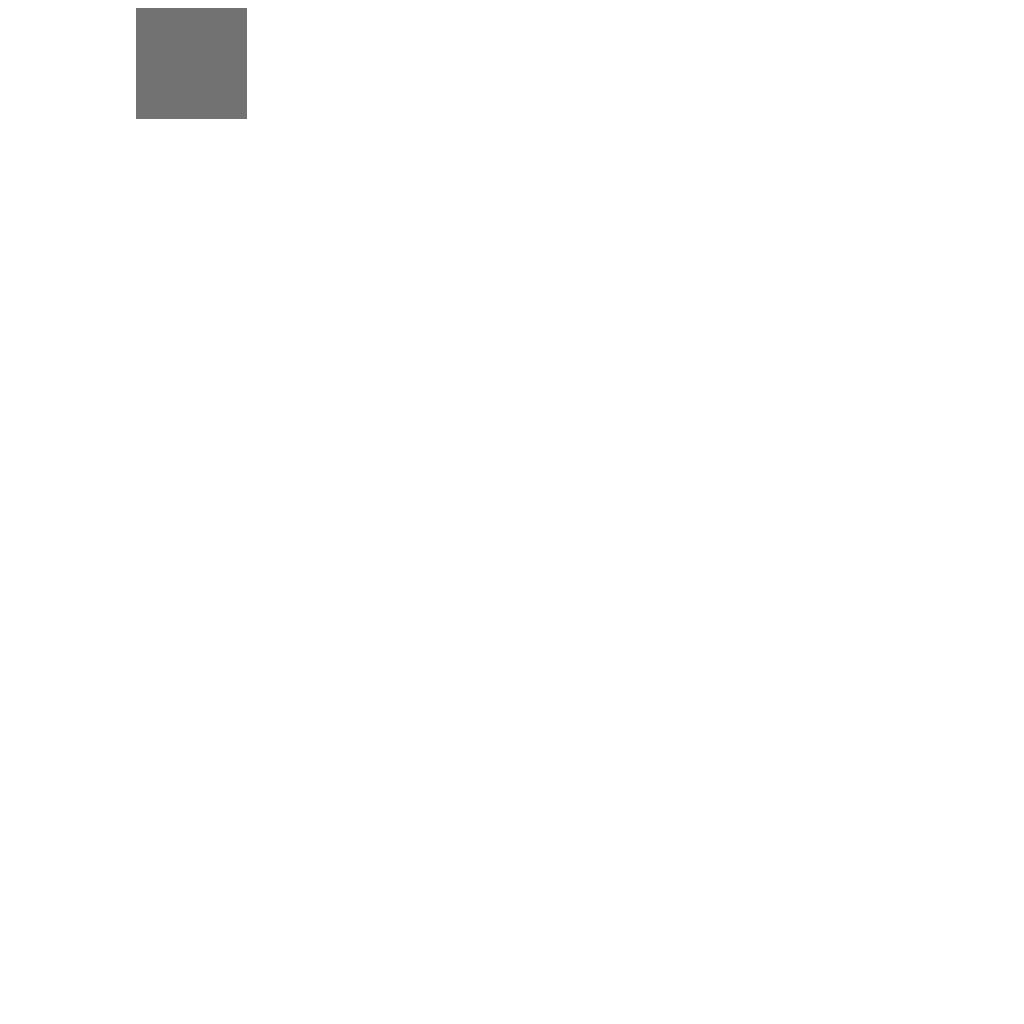
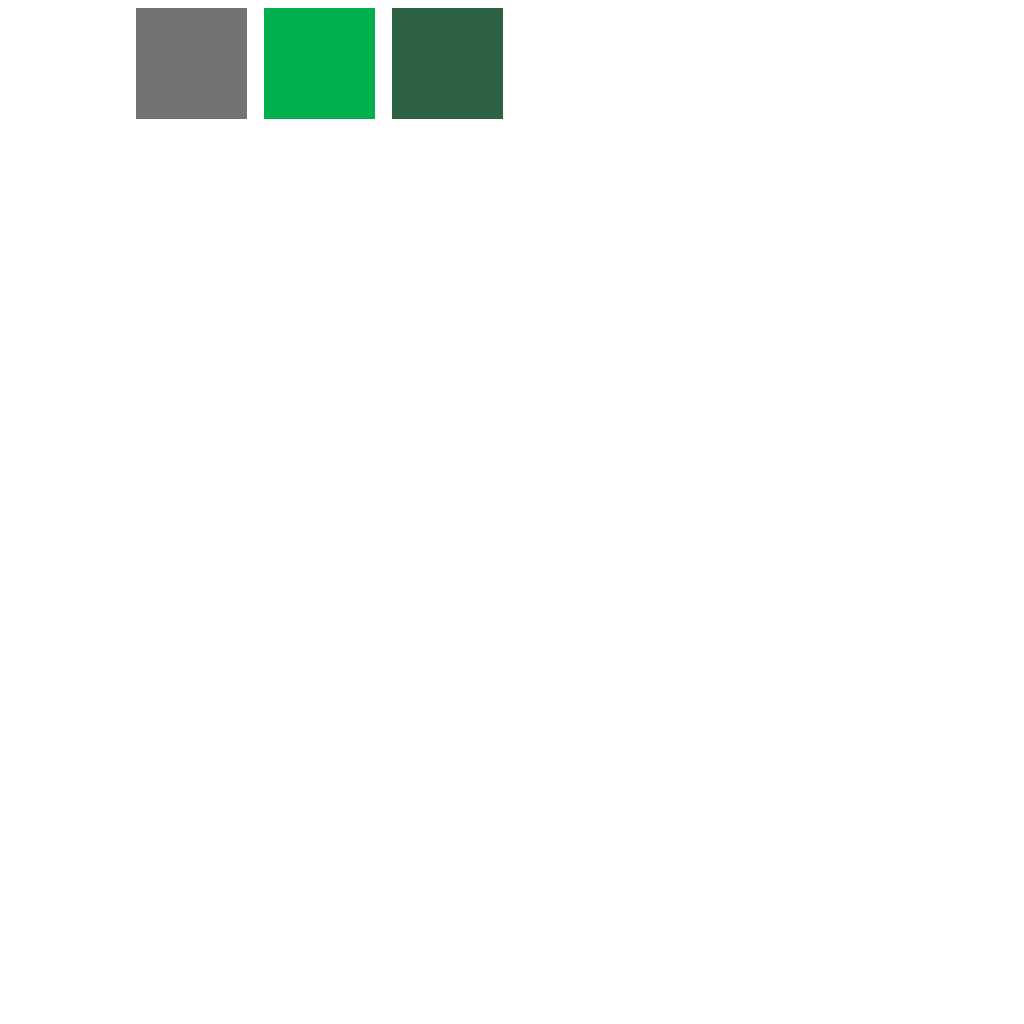
Layer changes from the first 1024x1024 image to the second:
added layer "Layer 1 copy 3" above "Layer 1 copy 2" over <box>392,8,503,119</box>
added layer "Layer 1 copy 2" above "Layer 1" over <box>264,8,375,119</box>
